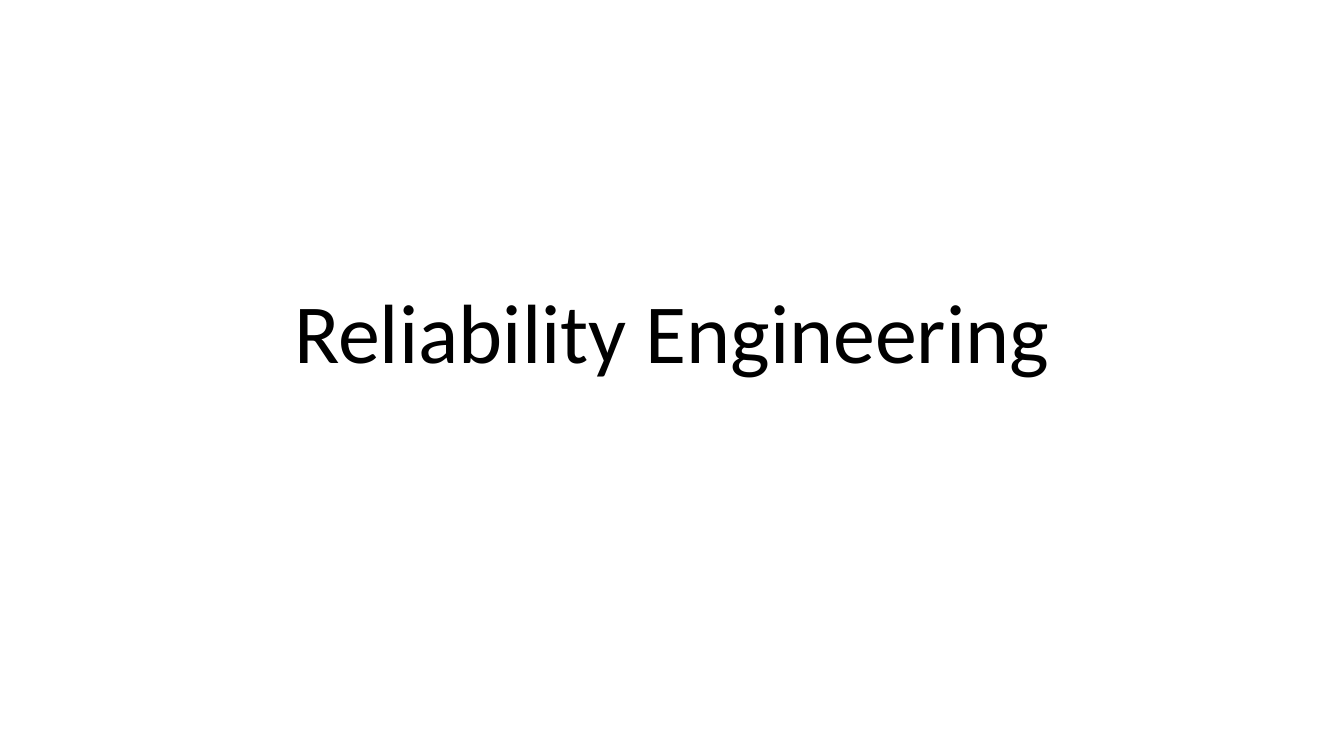
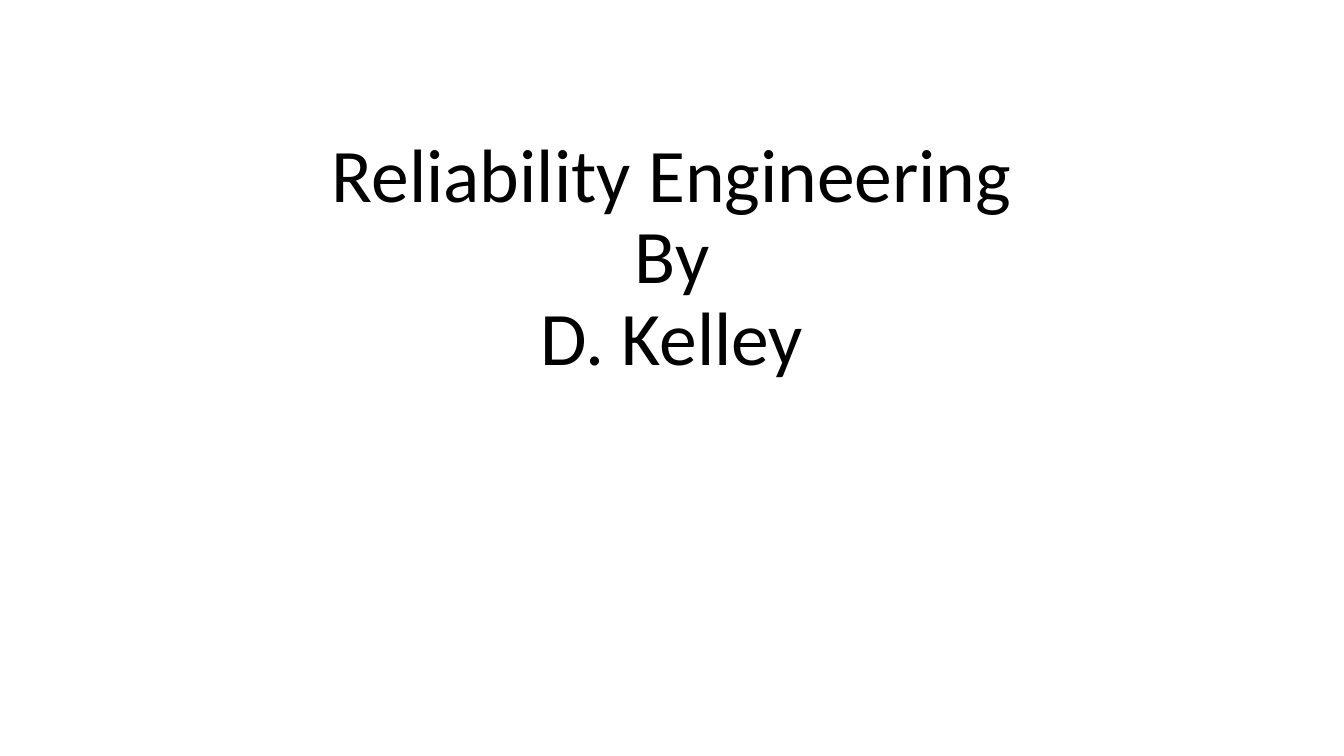
Before and after one commit to dwankelley/Reliability_AI4I_2020, a slide deck: slide 1 of Reliability_Readme.pptx. Drawn at 1344x756 pixels with LibreOffice and Linux fonts; fonts in the diff are those of the drawing. Boxes give left, top, right and bottom in pixels: in the first picture for what was removed or moved away, otherwise in the second. Text is boxed around its words. In the diff, an @@ line names an element or a change of style, - is before the commit and + after.

```diff
--- a/Reliability_Readme.pptx
+++ b/Reliability_Readme.pptx
@@ title at <box>332,149,1011,378</box>: text changed; size 60 to 54 pt @@
-Reliability Engineering
+Reliability Engineering
+By
+D. Kelley
```
Also in this commit, not shown: 1 other slide changed, 1 other file.
